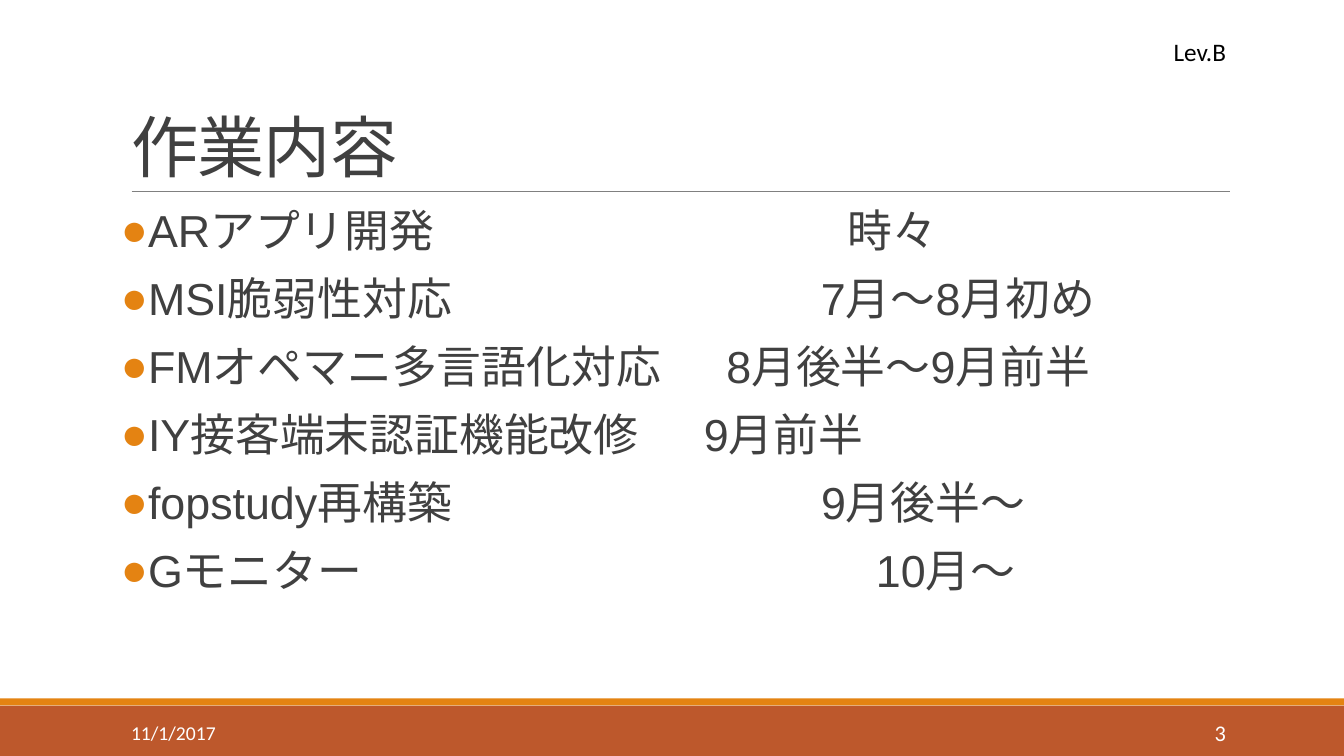
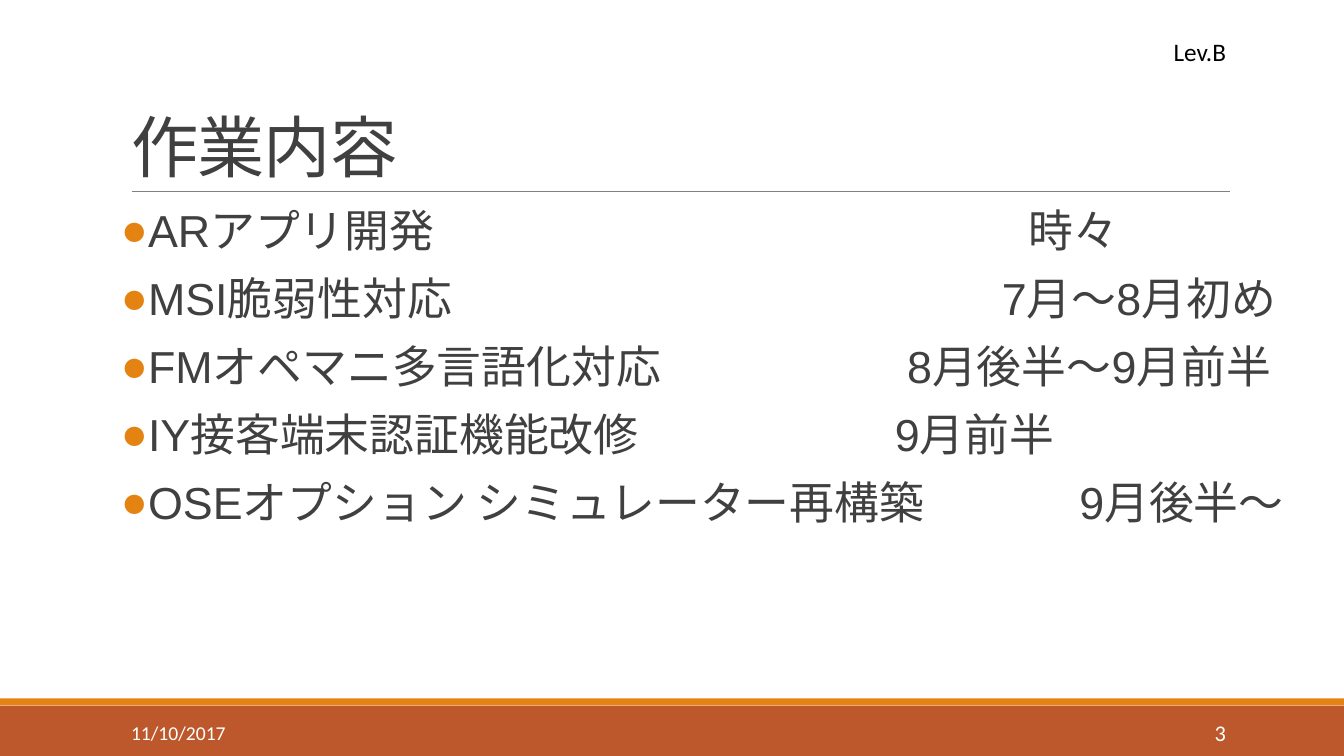
Before and after one commit to d-nakamura1/js, a slide deck: slide 3 of 業務紹介_中村大輝.pptx. Drawn at 1344x756 pixels with LibreOffice and Linux fonts; fonts in the diff are those of the drawing. Boxes give left, top, right and bottom in pixels: in the first picture for what was removed or moved away, otherwise in the second. Text is boxed around its words. In the diff, an @@ line names an element or a change of style, - is before the commit and + after.

```diff
--- a/業務紹介_中村大輝.pptx
+++ b/業務紹介_中村大輝.pptx
@@ text at (121,481,1283,523): text changed @@
-● fopstudy再構築 9月後半～
-● Gモニター 10月～
+● OSEオプション シミュレーター再構築 9月後半～
@@ text at (131,726,226,741): text changed @@
-11/1/2017
+11/10/2017
```
Also in this commit, not shown: 9 other slides changed.
